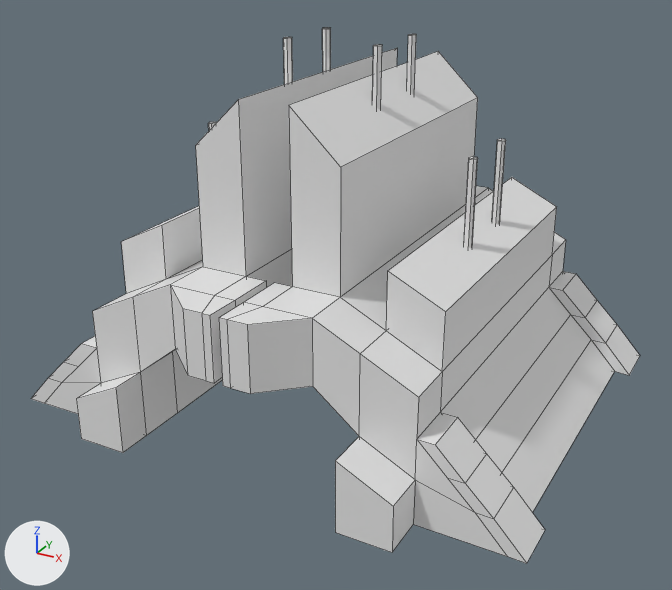
The OBJ model Project -v1.0.2 - 4.2.0/Project -v1.0.2 - 4.2.0/Assets/Resources/Models/Headquarter.obj, before and after one commit.
The view is the same before and after, from a camera (50 mm lens) standing at (9.37, -18.07, 11.08) and looking at (-0.02, -1.0, 2.54). Lighting does not change. The marker at lower left points along +X, +Y and +Z. Mesh edges are drawn as thin lines. Where no turn or scale is listed for an object, it has been applied to the vertices.

The first picture shows 'Headquarter'.
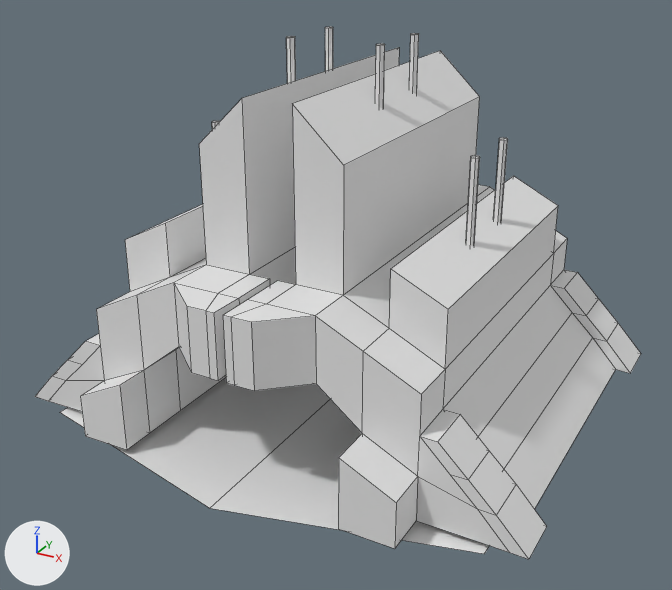
What changed in the scene script:
```text
Change me_headquarter:
    where me_headquarter.from_pydata(...)  # 312 vertices, 338 faces; spans x -6.05..5.95, y -5.77..4.97, z 0.08..8.2
    used by ob_headquarter; location = (0.0, 0.0, 0.0)
    verts and faces of me_headquarter; kept vertices keep their numbers, new ones are numbered from 312
    me_headquarter part 1: the loose piece of 14 vertices spanning x 3.04..3.22, y -1.24..-1.04, z 4.16..6.19 is moved by (0.0, 0.12, 0.0)
    me_headquarter part 2: the loose piece of 14 vertices spanning x 3.04..3.22, y 0.41..0.6, z 4.16..6.19 is moved by (0.0, 0.12, 0.0)
    me_headquarter part 3: the loose piece of 14 vertices spanning x -3.21..-3.02, y -1.24..-1.04, z 4.16..6.19 is moved by (0.0, 0.12, 0.0)
    me_headquarter part 4: the loose piece of 14 vertices spanning x -1.18..-0.99, y 0.41..0.6, z 6.17..8.2 is moved by (0.0, 0.12, 0.0)
    me_headquarter part 5: the loose piece of 14 vertices spanning x -1.18..-0.99, y -1.24..-1.04, z 6.17..8.2 is moved by (0.0, 0.12, 0.0)
    me_headquarter part 6: the loose piece of 14 vertices spanning x 0.91..1.1, y 0.41..0.6, z 6.17..8.2 is moved by (0.0, 0.12, 0.0)
    me_headquarter part 7: the loose piece of 14 vertices spanning x 0.91..1.1, y -1.24..-1.04, z 6.17..8.2 is moved by (0.0, 0.12, 0.0)
    me_headquarter part 8: the loose piece of 100 vertices spanning x -6.05..-0.08, y -5.63..4.97, z 0.09..7.46 is moved by (0.0, 0.12, 0.0)
    me_headquarter part 9: the loose piece of 100 vertices spanning x 0.07..5.95, y -5.77..4.96, z 0.08..7.46 is moved by (0.0, 0.12, 0.0)
    me_headquarter part 10
    add verts[312] = (-5.14, -4.86, 0.0)  # pixel (59, 412)
    add verts[313] = (0.02, -6.15, 0.0)  # pixel (209, 508)
    add verts[314] = (5.17, -4.86, 0.0)  # pixel (484, 553)
    add verts[315] = (-5.14, -0.24, 0.0)
    add verts[316] = (0.02, -0.24, 0.0)
    add verts[317] = (5.17, -0.24, 0.0)
    add verts[318] = (-5.14, 4.37, 0.0)
    add verts[319] = (0.02, 5.66, 0.0)
    add verts[320] = (5.17, 4.37, 0.0)
    add faces += [(312, 313, 316, 315), (313, 314, 317, 316), (315, 316, 319, 318), (316, 317, 320, 319)]
```

Location of each change, [x1, y1, x2, y2] in pixels of the pictures (672 x 590 px; the box of a moved part takes in the faces that stretch with it):
'Headquarter', reshaped
    before: [31, 27, 640, 564]
    after: [35, 27, 641, 559]
part 1 of me_headquarter, moved or reshaped
    before: [464, 157, 478, 248]
    after: [466, 155, 480, 246]
part 2 of me_headquarter, moved or reshaped
    before: [492, 139, 506, 224]
    after: [494, 137, 508, 223]
part 3 of me_headquarter, moved or reshaped
    before: [208, 122, 217, 130]
    after: [212, 120, 220, 130]
part 4 of me_headquarter, moved or reshaped
    before: [322, 27, 331, 72]
    after: [325, 27, 333, 71]
part 5 of me_headquarter, moved or reshaped
    before: [283, 37, 293, 84]
    after: [286, 36, 296, 83]
part 6 of me_headquarter, moved or reshaped
    before: [407, 34, 416, 95]
    after: [409, 33, 419, 94]
part 7 of me_headquarter, moved or reshaped
    before: [373, 44, 382, 109]
    after: [375, 44, 385, 108]
part 8 of me_headquarter, moved or reshaped
    before: [31, 48, 397, 453]
    after: [35, 47, 399, 450]
part 9 of me_headquarter, moved or reshaped
    before: [219, 51, 640, 564]
    after: [223, 51, 641, 559]
part 10 of me_headquarter, added
    after: [60, 378, 489, 554]
